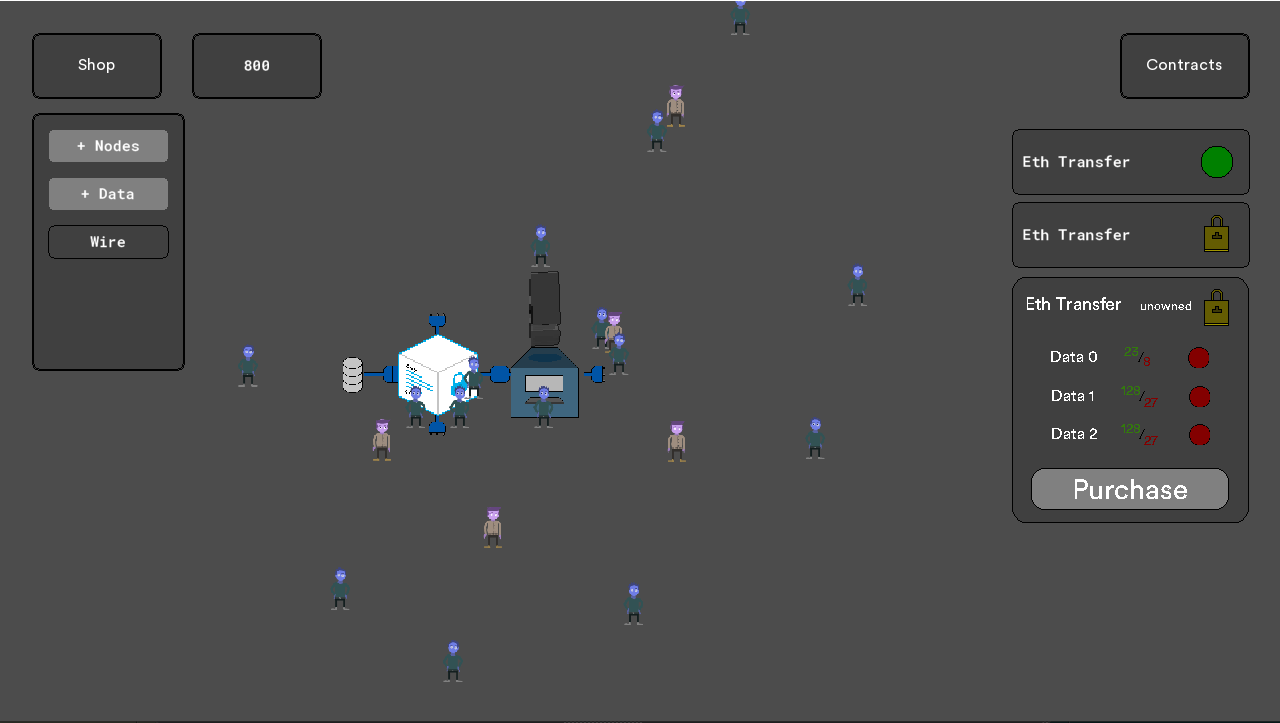
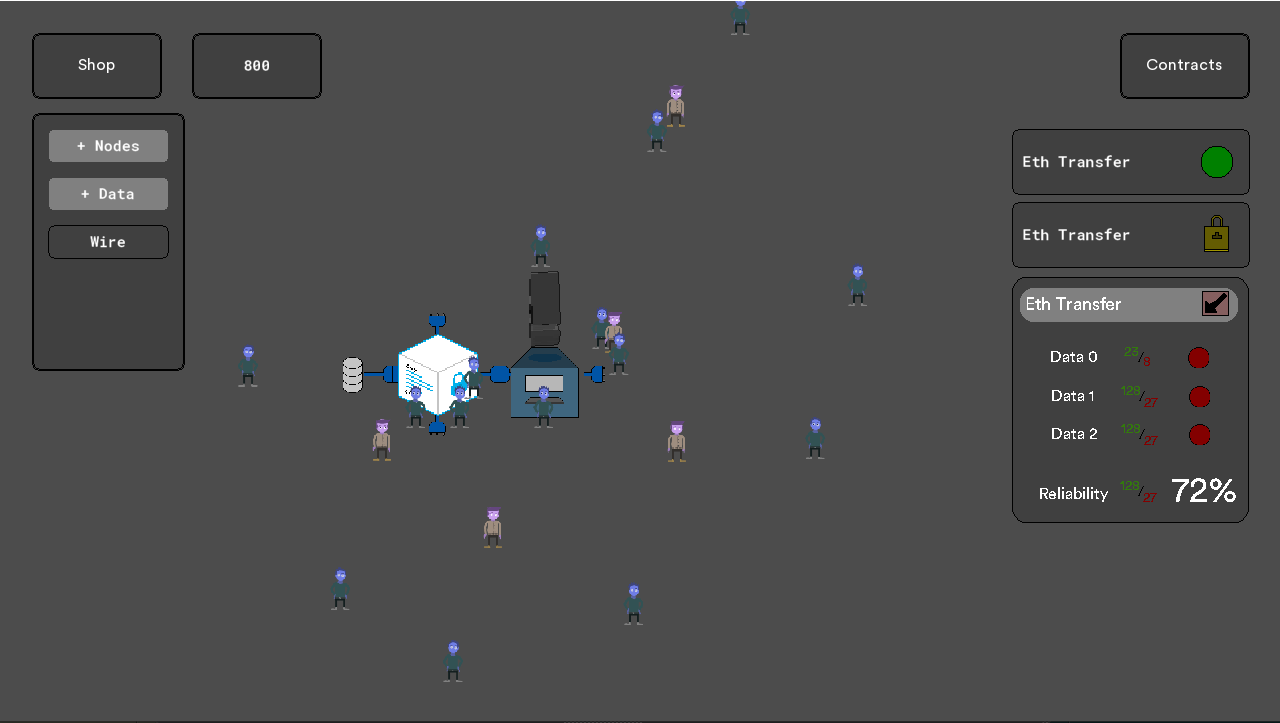
Layered file, before and after one edit (1280x723). Changes by layer:
hid group "buy me" (5 layers) over [1031, 289, 1229, 510]
showed group "purchased" (18 layers) over [1020, 288, 1238, 502]
moved "Eth Transfer" into group "purchased" over [1028, 297, 1121, 310]
added layer "Layer 5" in group "purchased" over [1205, 293, 1227, 313]
added layer "Layer 4" in group "purchased" over [1202, 291, 1229, 316]
added layer "Layer 6" in group "purchased" over [1020, 288, 1238, 322]
